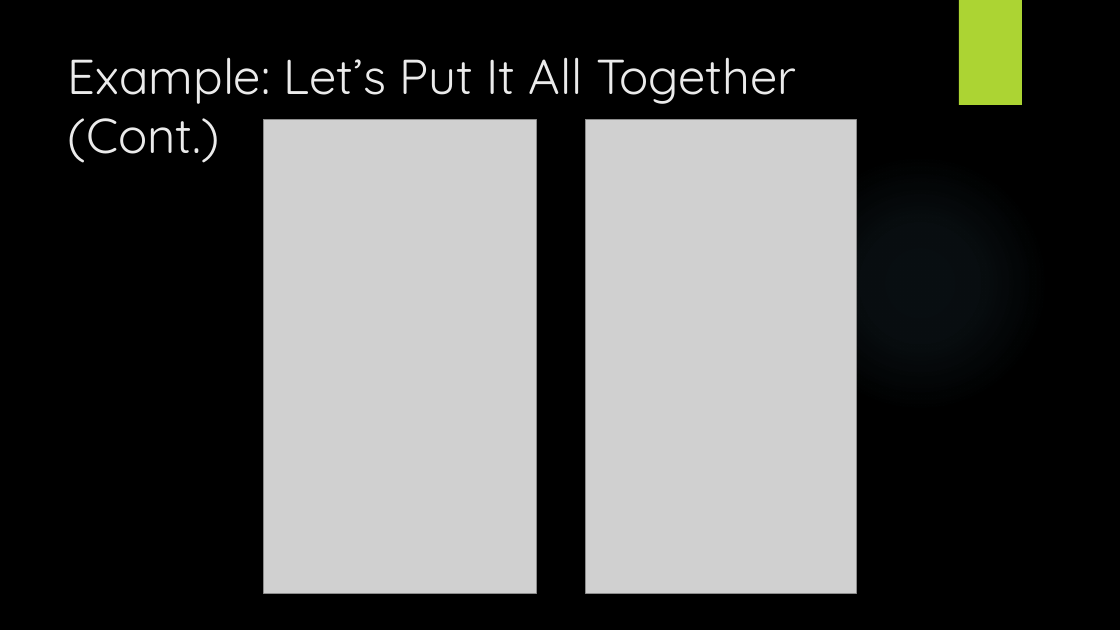
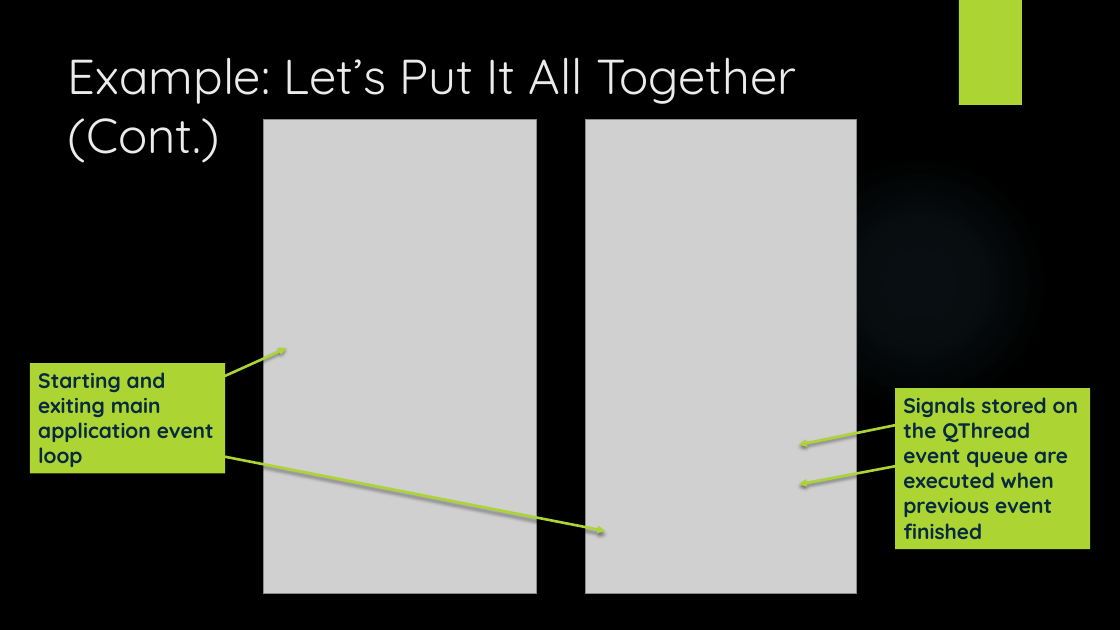
Before and after one commit to tylertrephan/qt-multithreading-tutorial, a slide deck: slide 27 of MultithreadingWithQt.pptx. Drawn at 1120x630 pixels with LibreOffice and Linux fonts; fonts in the diff are those of the drawing; grey boxes stand for pictures; background and template pictures are left out. Boxes give left, top, right and bottom in pixels: in the first picture for what was removed or moved away, otherwise in the second. Text is boxed around its words. In the diff, an @@ line names an element or a change of style, - is before the commit and + after.

```diff
--- a/MultithreadingWithQt.pptx
+++ b/MultithreadingWithQt.pptx
@@ arrow added from (206, 385) to (287, 349), #ACD433 2.25 pt @@
@@ rectangle added at [30,363,225,473], fill #ACD433, 18 pt, text #072A40, bold @@
+Starting and exiting main application event loop
@@ rectangle added at [896,388,1091,549], fill #ACD433, 18 pt, text #072A40, bold @@
+Signals stored on the QThread event queue are executed when previous event finished
@@ arrow added from (923, 419) to (799, 444), #ACD433 2.25 pt @@
@@ arrow added from (206, 453) to (606, 531), #ACD433 2.25 pt @@
@@ arrow added from (923, 461) to (799, 485), #ACD433 2.25 pt @@
```
Also in this commit, not shown: 26 other slides changed.
